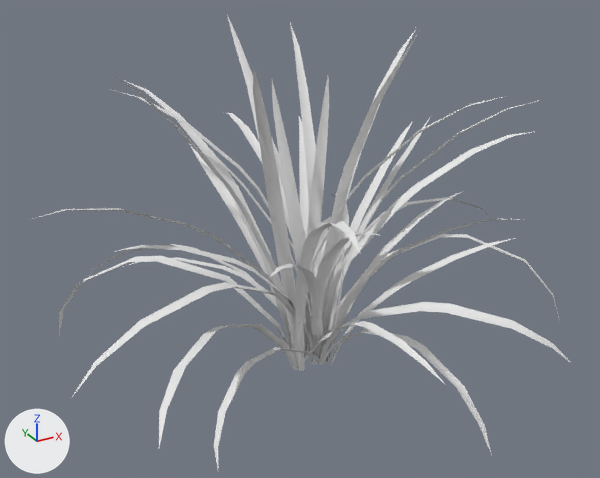
Two versions of the OBJ model Flight Simulator/Assets/Models/grass.obj, one commit apart.
One viewpoint serves both versions: a 50 mm camera at (-78.6, -138.4, 98.9) aimed at (-1.7, 1.5, 29.0). Every picture has the same lights, and +X, +Y and +Z are marked at lower left. Where no turn or scale is listed for an object, it has been applied to the vertices.

The first picture shows 'grass.002'.
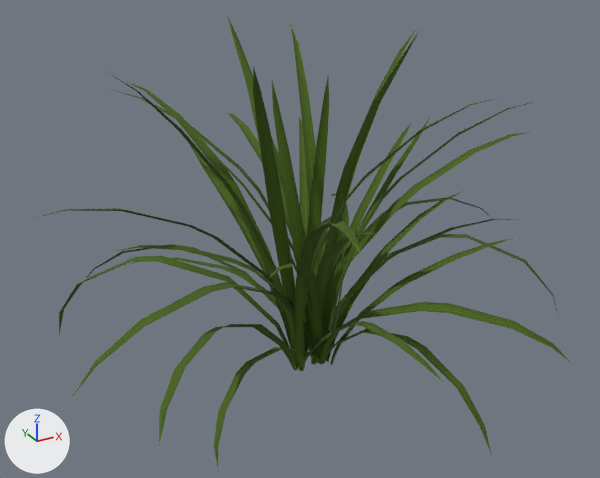
What changed in the scene script:
```text
Add img_petal_png:
    img_petal_png = load_image('petal.png', 'petal.png', 54, 884, 'sRGB')
Add mat_material__30_003:
    mat_material__30_003 = principled_material('Material__30.003')
    mat_material__30_003.texture = img_petal_png
    mat_material__30_003.roughness = 0.9
Change me_grass_002:
    where me_grass_002.from_pydata(...)  # 1050 vertices, 672 faces; spans x -56.6..59.7, y -52.5..59.7, z -1.3..74.9
    remove me_grass_002.materials.append(mat_material__30_002)  # white #e7e7e7
    add me_grass_002.materials.append(mat_material__30_003)  # picture img_petal_png
```

Pixel boxes (x1, y1, x2, y2) of what changed, in the pictures (600 x 478 px):
'grass.002', recoloured (white to green): (33, 15, 571, 468) in both
